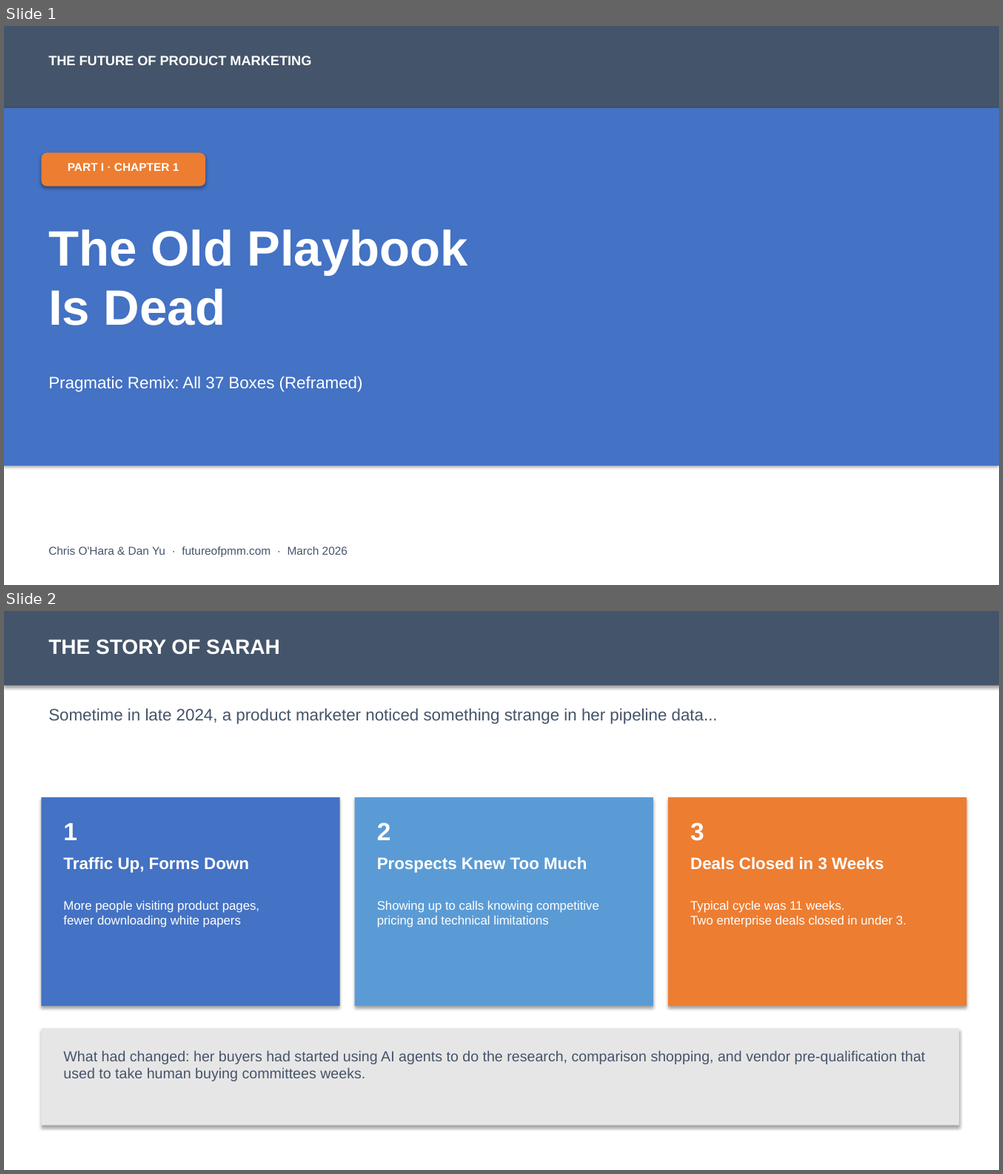
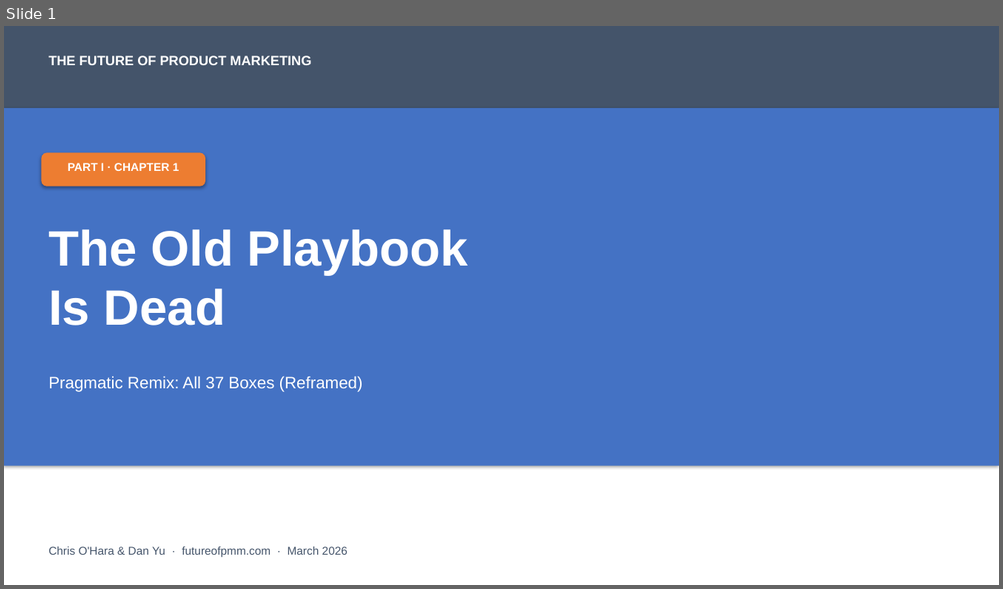
Before and after one commit to chrisohara99/futureofpmm, a slide deck: dist/curriculum/chapter-01/chapter-01-sap.pptx. Shown one above the other, each under a label of ours: slides 1 and 2 before the commit, slide 1 after it. The pictures are 1003x1174 and 1003x589 pixels, drawn with LibreOffice and Linux fonts; fonts in the diff are those of the drawing. Boxes give left, top, right and bottom in pixels: in the first picture for what was removed or moved away, otherwise in the second. Text is boxed around its words. In the diff, an @@ line names an element or a change of style, - is before the commit and + after.

Commit message:
Chapter 1: Updated with all 6 official graphics
PPT (11 slides):
- Core thesis
- Buyer Journey Compression
- Visibility Gap
- SEO to GEO
- New Awareness Stack
- Tiered Launch Model
- Pragmatic Funnel Map
- Three Clusters
- 10x Thesis
- CMO Perspective

Leave-behind PDF: 2 pages with all 6 figures

```diff
--- a/dist/curriculum/chapter-01/chapter-01-sap.pptx
+++ b/dist/curriculum/chapter-01/chapter-01-sap.pptx
@@ slide 2 removed at [4, 611, 999, 1170], background #FFFFFF @@
@@ rectangle removed at [4, 611, 999, 686] @@
@@ text removed at [48, 639, 280, 655] @@
-THE STORY OF SARAH
@@ text removed at [48, 708, 717, 724] @@
-Sometime in late 2024, a product marketer noticed something strange in her pipeline data...
@@ rectangle removed at [41, 797, 340, 1006] @@
@@ rectangle removed at [355, 797, 653, 1006] @@
@@ rectangle removed at [668, 797, 967, 1006] @@
@@ text removed at [63, 823, 77, 840] @@
-1
@@ text removed at [377, 823, 391, 840] @@
-2
@@ text removed at [690, 823, 704, 841] @@
-3
@@ text removed at [63, 857, 249, 873] @@
-Traffic Up, Forms Down
@@ text removed at [377, 857, 586, 873] @@
-Prospects Knew Too Much
@@ text removed at [690, 857, 883, 870] @@
-Deals Closed in 3 Weeks
@@ text removed at [63, 901, 259, 928] @@
-More people visiting product pages,
-fewer downloading white papers
@@ text removed at [377, 901, 599, 928] @@
-Showing up to calls knowing competitive
-pricing and technical limitations
@@ text removed at [690, 901, 906, 928] @@
-Typical cycle was 11 weeks.
-Two enterprise deals closed in under 3.
@@ rectangle removed at [41, 1029, 959, 1126] @@
@@ text removed at [63, 1051, 925, 1082] @@
-What had changed: her buyers had started using AI agents to do the research, comparison shopping, and vendor pre-qualification that used to take human buying committees weeks.
```
Also in this commit, not shown: 6 slides changed, 4 slides added, 2 other slides removed, 11 other files.
